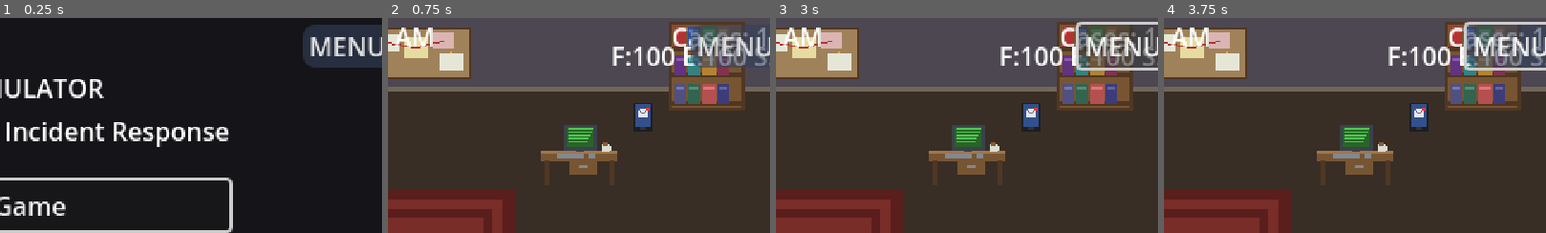
Above: before the commit, frames 1-4 (left to right).
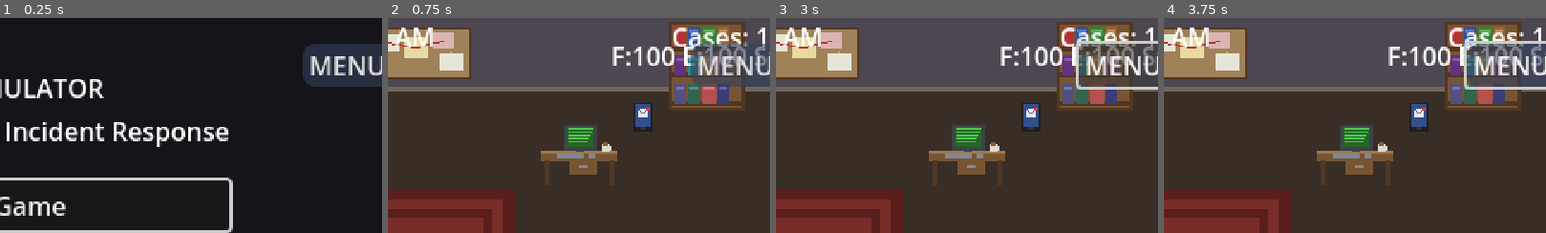
Above: after the commit, the same moments.

Repository: jbeley/dfir-godot
Game: Godot game, scene res://src/scenes/main_menu/main_menu.tscn
The game is run twice, just before and just after one commit, with the same random seed, the same clock (stepped at 60 frames per second) and the same inputs. Sound files missing from this copy of the repository are replaced by a short silence.
Inputs (mouse positions are % of the whole screen's width and height, from its top left):
- Up to frame 1 (0.25 s): no input
- Up to frame 2 (0.75 s): click "New Game" at 0.5 s
- Up to frame 3 (3 s): click "ACT [E]" at 1.25 s; click "BACK" at 2 s; click "MENU" at 2.75 s
- Up to frame 4 (3.75 s): move the mouse to (72, 45) at 3.52 s; hold D (move_right) from 3.53 s (still down); hold E (interact) from 3.53 s (still down); click (72, 45) at 3.67 s
The pictures show only the part of the screen within x 50-100%, y 0-50%; the shares and areas given below are measured in that part.

The runs differ from the first frame. In frame 1, 4.9% of the frame differs, in the area x 79-100%, y 3-32%; in frame 2, 4.0%; in frame 3, 4.5%; in frame 4, 4.7%.

Commit message:
fix: move MENU button down to avoid HUD overlap
https://claude.ai/code/session_012KjAGV9HwsNLnUB9PY2fQ5

Diff:
--- a/src/ui/components/touch_controls.tscn
+++ b/src/ui/components/touch_controls.tscn
@@ -99,9 +99,9 @@
 anchor_left = 1.0
 anchor_right = 1.0
 offset_left = -50.0
-offset_top = 4.0
+offset_top = 16.0
 offset_right = -4.0
-offset_bottom = 28.0
+offset_bottom = 40.0
 theme_override_styles/normal = SubResource("btn_style")
 theme_override_styles/pressed = SubResource("btn_pressed_style")
 text = "MENU"
